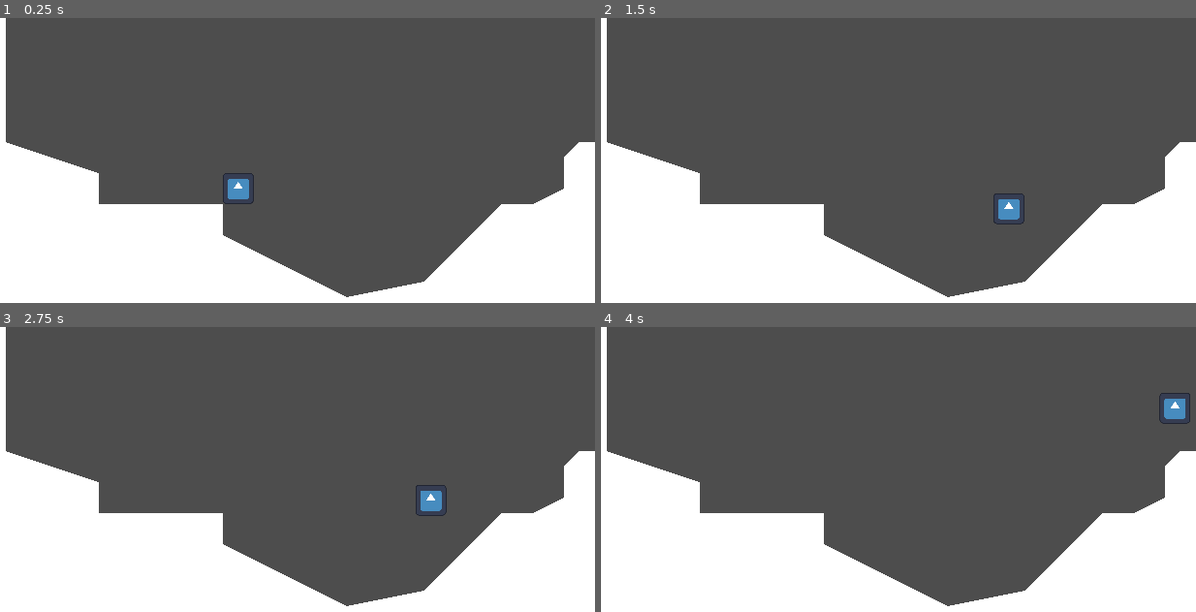
Above: before the commit, frames 1-4 (two rows, left to right).
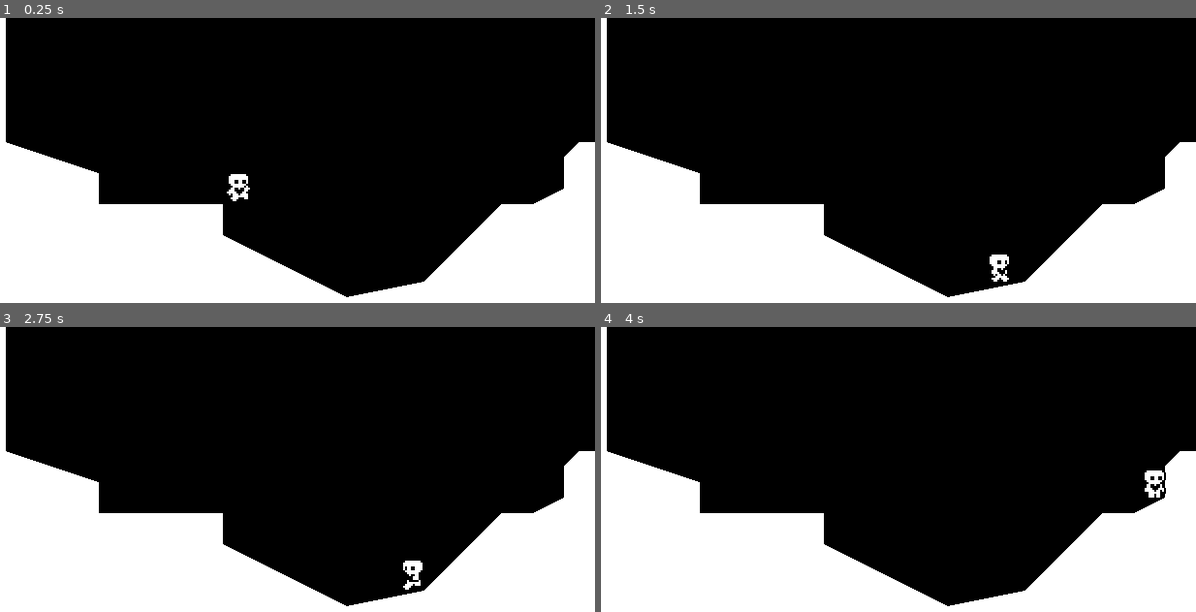
Above: after the commit, the same moments.

Repository: totally-not-frito-lays/Godot4-Heart_Platformer
Game: Godot game, scene res://world.tscn
Same seed, same stepped clock (60 frames per second), same inputs: the game is played once before the commit and once after it. The engine's default icon, where the game draws it, is replaced by a stand-in: a white triangle on a blue panel in a dark square.
Inputs:
- Up to frame 1 (0.25 s): no input
- Up to frame 2 (1.5 s): tap Enter (ui_accept) at 0.5, 0.6, 0.77, 1.07, 1.35 s; hold Right (ui_right) from 0.53 s (still down)
- Up to frame 3 (2.75 s): tap Enter (ui_accept) at 1.52, 1.82, 2.1 s; release Right (ui_right) at 2.03 s; hold Left (ui_left) from 2.03 s (still down)
- Up to frame 4 (4 s): release Left (ui_left) at 2.78 s; hold Right (ui_right) from 2.78 s (still down); tap Enter (ui_accept) at 2.85, 3.02, 3.32, 3.6, 3.77 s

The runs differ from the first frame. In frame 1, 71% of the frame differs, in the area x 0-100%, y 0-98%; in frame 2, 71%; in frame 3, 71%; in frame 4, 71%.

Commit message:
finished part 1

Diff:
--- a/player.gd
+++ b/player.gd
@@ -1,30 +1,49 @@
 extends CharacterBody2D
 
 const SPEED = 100.0
-const ACCELERATION = 600.0
-const FRICTION = 600.0
+const ACCELERATION = 800.0
+const FRICTION = 1000.0
 const JUMP_VELOCITY = -300.0
 
 var gravity = ProjectSettings.get_setting("physics/2d/default_gravity")
+@onready var animated_sprite_2d = $AnimatedSprite2D
 
 # Runs x ticks every second
 func _physics_process(delta):
-	# Add the gravity.
+	apply_gravity(delta)
+	handle_jump()
+	var input_axis = Input.get_axis("ui_left", "ui_right")
+	handle_acceleration(input_axis, delta)
+	apply_friction(input_axis, delta)
+	update_animations(input_axis)
+	move_and_slide()
+
+func apply_gravity(delta):
 	if not is_on_floor():
 		velocity.y += gravity * delta
 
-	# Handle Jump.
-	if Input.is_action_just_pressed("ui_accept") and is_on_floor():
-		velocity.y = JUMP_VELOCITY
-	# Get the input direction and handle the movement/deceleration.
-	# As good practice, you should replace UI actions with custom gameplay actions.
-	var direction = Input.get_axis("ui_left", "ui_right")
+func handle_jump():
+	if is_on_floor():
+		if Input.is_action_just_pressed("ui_up") and is_on_floor():
+			velocity.y = JUMP_VELOCITY
+	else:
+		# Handles different jump heights
+		if Input.is_action_just_released("ui_up") and velocity.y < JUMP_VELOCITY / 2:
+			velocity.y = JUMP_VELOCITY / 2
 
-	if direction != 0:
-		# adds inertia to movement. Acceleration is not handled by move_and_slide()
-		velocity.x = move_toward(velocity.x, SPEED * direction, ACCELERATION * delta)
-	else:
+func handle_acceleration(input_axis, delta):
+	if input_axis != 0:
+		velocity.x = move_toward(velocity.x, SPEED * input_axis, ACCELERATION * delta)
+
+func apply_friction(input_axis, delta):
+	if input_axis == 0:
 		velocity.x = move_toward(velocity.x, 0, FRICTION * delta)
 
-	# moves character by velocity, sliding on static bodies
-	move_and_slide()
+func update_animations(input_axis):
+	if input_axis != 0:
+		animated_sprite_2d.flip_h = (input_axis < 0)
+		animated_sprite_2d.play("run")
+	else:
+		animated_sprite_2d.play("idle")
+	if not is_on_floor():
+		animated_sprite_2d.play("jump")
--- a/player.tscn
+++ b/player.tscn
@@ -1,16 +1,94 @@
-[gd_scene load_steps=3 format=3 uid="uid://bsvtg5mw1aq84"]
+[gd_scene load_steps=12 format=3 uid="uid://bsvtg5mw1aq84"]
 
-[ext_resource type="Texture2D" uid="uid://cfmkgwr1o7mip" path="res://icon.svg" id="1_623ai"]
 [ext_resource type="Script" path="res://player.gd" id="1_f8scy"]
+[ext_resource type="Texture2D" uid="uid://dye1wya5a1bpv" path="res://player.png" id="2_xcdio"]
+
+[sub_resource type="AtlasTexture" id="AtlasTexture_3a5kl"]
+atlas = ExtResource("2_xcdio")
+region = Rect2(0, 0, 24, 20)
+
+[sub_resource type="AtlasTexture" id="AtlasTexture_xpckh"]
+atlas = ExtResource("2_xcdio")
+region = Rect2(144, 0, 24, 20)
+
+[sub_resource type="AtlasTexture" id="AtlasTexture_jhgdm"]
+atlas = ExtResource("2_xcdio")
+region = Rect2(24, 0, 24, 20)
+
+[sub_resource type="AtlasTexture" id="AtlasTexture_j0w58"]
+atlas = ExtResource("2_xcdio")
+region = Rect2(48, 0, 24, 20)
+
+[sub_resource type="AtlasTexture" id="AtlasTexture_w7bof"]
+atlas = ExtResource("2_xcdio")
+region = Rect2(72, 0, 24, 20)
+
+[sub_resource type="AtlasTexture" id="AtlasTexture_nps1c"]
+atlas = ExtResource("2_xcdio")
+region = Rect2(96, 0, 24, 20)
+
+[sub_resource type="AtlasTexture" id="AtlasTexture_uqkqk"]
+atlas = ExtResource("2_xcdio")
+region = Rect2(120, 0, 24, 20)
+
+[sub_resource type="AtlasTexture" id="AtlasTexture_xvdr6"]
+atlas = ExtResource("2_xcdio")
+region = Rect2(0, 0, 24, 20)
+
+[sub_resource type="SpriteFrames" id="SpriteFrames_ljb2c"]
+animations = [{
+"frames": [{
+"duration": 1.0,
+"texture": SubResource("AtlasTexture_3a5kl")
+}],
+"loop": true,
+"name": &"idle",
+"speed": 5.0
+}, {
+"frames": [{
+"duration": 1.0,
+"texture": SubResource("AtlasTexture_xpckh")
+}],
+"loop": true,
+"name": &"jump",
+"speed": 5.0
+}, {
+"frames": [{
+"duration": 1.0,
+"texture": SubResource("AtlasTexture_jhgdm")
+}, {
+"duration": 1.0,
+"texture": SubResource("AtlasTexture_j0w58")
+}, {
+"duration": 1.0,
+"texture": SubResource("AtlasTexture_w7bof")
+}, {
+"duration": 1.0,
+"texture": SubResource("AtlasTexture_nps1c")
+}, {
+"duration": 1.0,
+"texture": SubResource("AtlasTexture_uqkqk")
+}, {
+"duration": 1.0,
+"texture": SubResource("AtlasTexture_xvdr6")
+}],
+"loop": true,
+"name": &"run",
+"speed": 10.0
+}]
 
 [node name="Player" type="CharacterBody2D"]
 floor_constant_speed = true
 floor_snap_length = 2.0
 script = ExtResource("1_f8scy")
 
-[node name="Sprite2D" type="Sprite2D" parent="."]
-scale = Vector2(0.125, 0.125)
-texture = ExtResource("1_623ai")
+[node name="AnimatedSprite2D" type="AnimatedSprite2D" parent="."]
+position = Vector2(0, -10)
+sprite_frames = SubResource("SpriteFrames_ljb2c")
+animation = &"run"
+frame = 2
+frame_progress = 0.7415
 
 [node name="CollisionPolygon2D" type="CollisionPolygon2D" parent="."]
-polygon = PackedVector2Array(-8, -8, -8, 8, 8, 8, 8, -8)
+position = Vector2(0, -8)
+polygon = PackedVector2Array(-4, -8, -4, 8, 4, 8, 4, -8)
--- a/world.gd
+++ b/world.gd
@@ -4,5 +4,5 @@
 @onready var polygon_2d = $StaticBody2D/CollisionPolygon2D/Polygon2D
 
 func _ready():
-	# Assigns collision shape with polygon
+	RenderingServer.set_default_clear_color(Color.BLACK)
 	polygon_2d.polygon = collision_polygon_2d.polygon
Binary file added: player.png
Not shown, added: player.png.import
